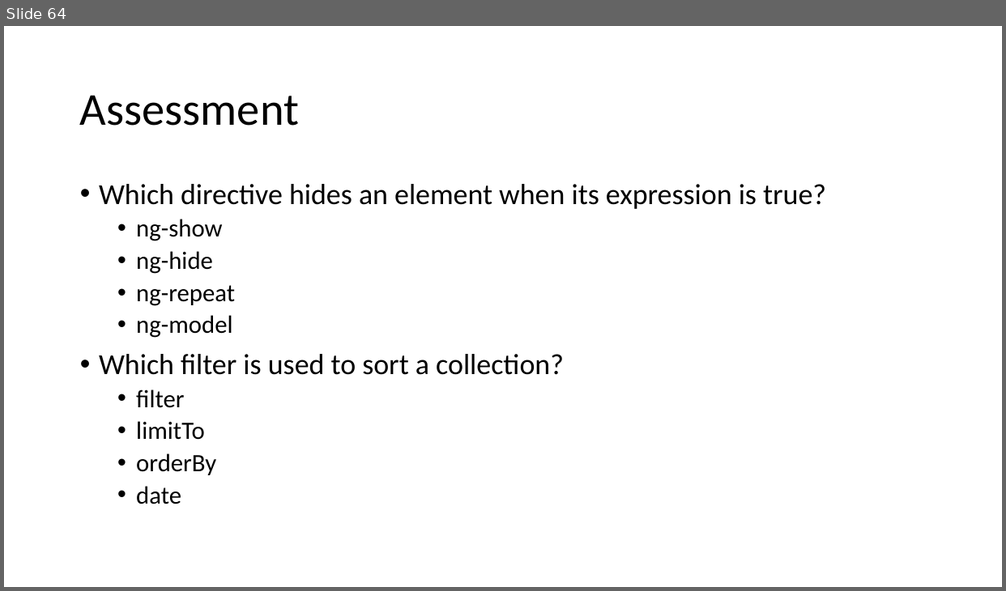
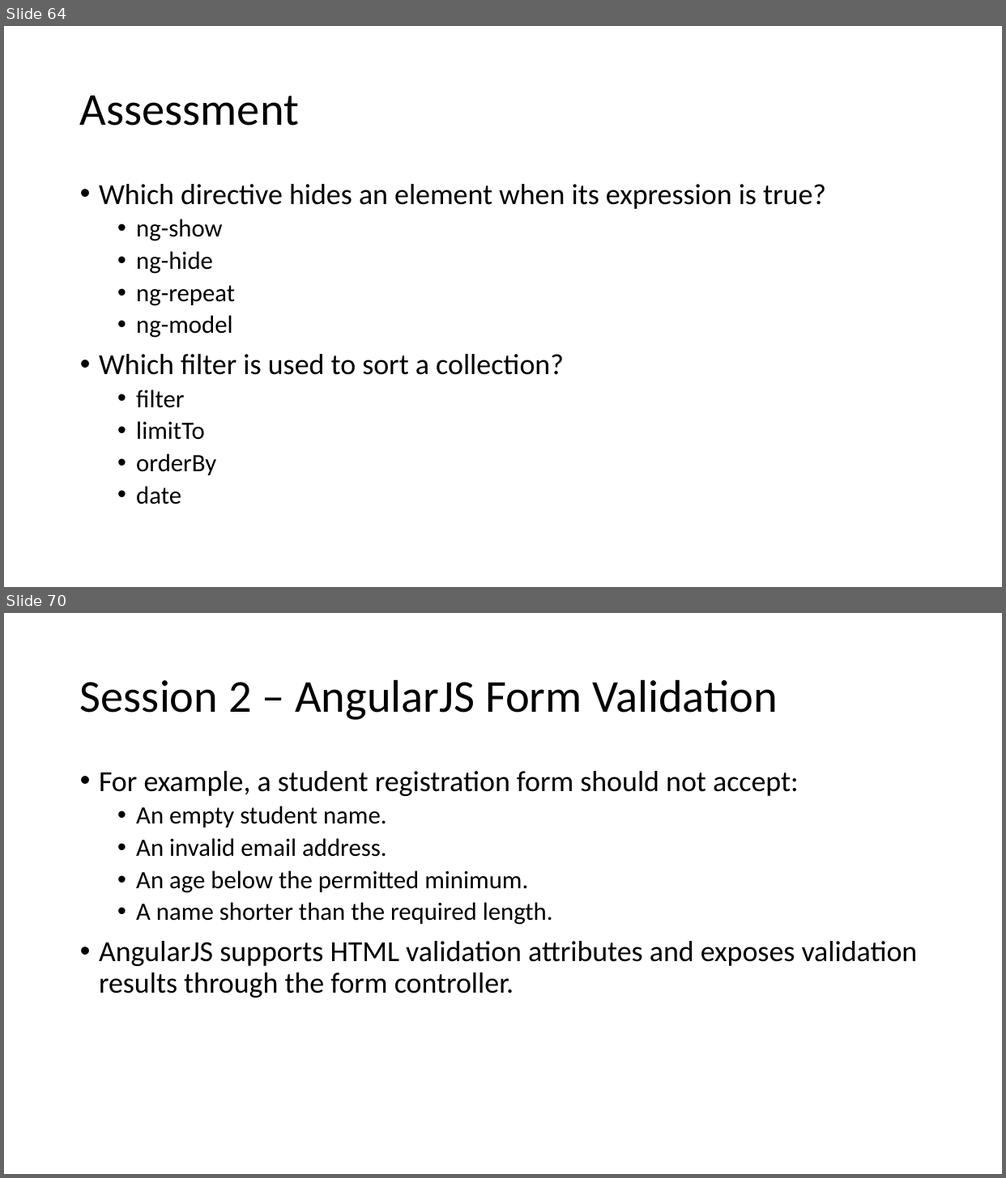
Before and after one commit to vivek-gohil/MIT, a slide deck: Angular JS.pptx. Shown one above the other, each under a label of ours: slide 64 before the commit, slides 64 and 70 after it; the slides between them are not shown. The pictures are 1006x591 and 1006x1178 pixels, drawn with LibreOffice and Linux fonts; fonts in the diff are those of the drawing. Boxes give left, top, right and bottom in pixels: in the first picture for what was removed or moved away, otherwise in the second. Text is boxed around its words. In the diff, an @@ line names an element or a change of style, - is before the commit and + after.

```diff
--- a/Angular JS.pptx
+++ b/Angular JS.pptx
@@ slide 70 added at box(4, 613, 1002, 1174), background #FFFFFF @@
@@ title added at box(80, 679, 778, 720), 44 pt, text #000000 @@
+Session 2 – AngularJS Form Validation
@@ text added at box(99, 771, 918, 998), 28 pt, text #000000 @@
+• For example, a student registration form should not accept:
+  • An empty student name.
+  • An invalid email address.
+  • An age below the permitted minimum.
+  • A name shorter than the required length.
+• AngularJS supports HTML validation attributes and exposes validation results through the form controller.
```
Also in this commit, not shown: 2 slides changed, 24 other slides added.
